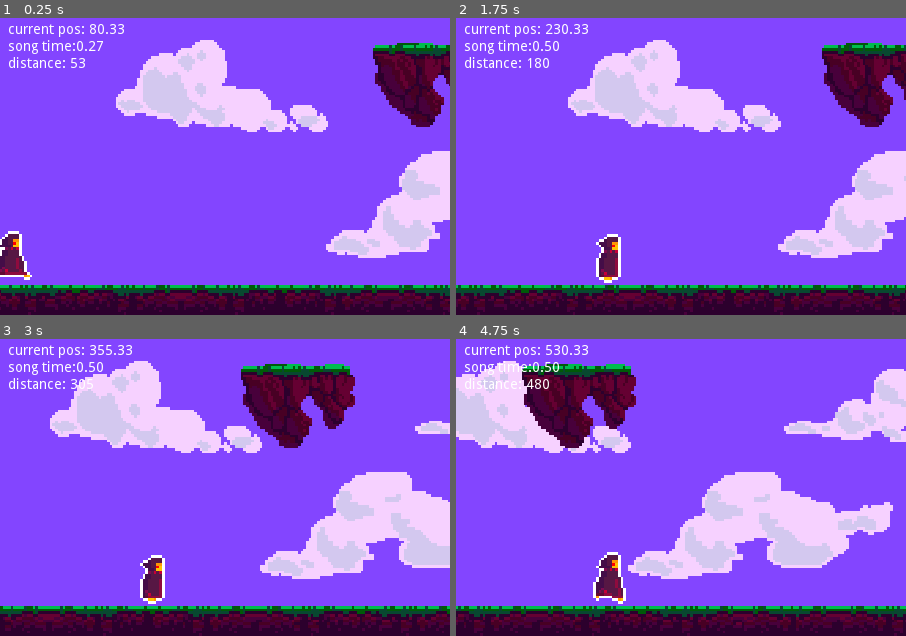
Above: before the commit, frames 1-4 (two rows, left to right).
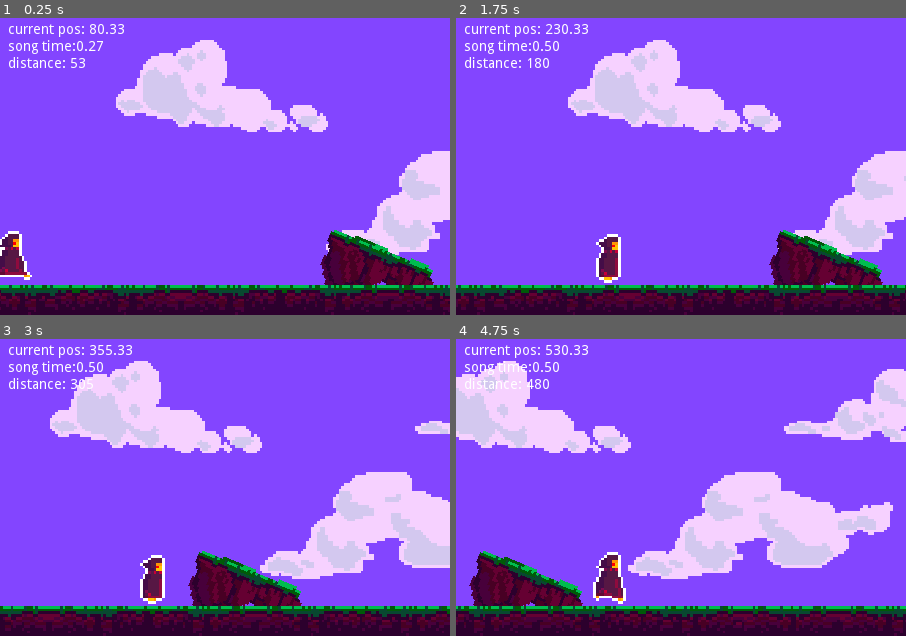
Above: after the commit, the same moments.

Repository: kcabra/floatiha
Game: Godot game, scene res://game.tscn
The game is run twice, just before and just after one commit, with the same random seed, the same clock (stepped at 60 frames per second) and the same inputs. The project has no main scene, so this scene is started directly. Sound files missing from this copy of the repository are replaced by a short silence.
Inputs:
- Up to frame 1 (0.25 s): no input
- Up to frame 2 (1.75 s): no input
- Up to frame 3 (3 s): no input
- Up to frame 4 (4.75 s): no input

The runs differ from the first frame. In frame 1, 6.6% of the frame differs, in the area x 71-100%, y 8-90%; in frame 2, 6.8%; in frame 3, 8.0%, in the area x 41-79%, y 8-90%; in frame 4, 8.0%.

Commit message:
new song and quickfix

Diff:
--- a/game.tscn
+++ b/game.tscn
@@ -63,14 +63,12 @@
 [node name="ilhas" type="Node2D" parent="."]
 
 [node name="ilha" type="Node2D" parent="ilhas"]
-position = Vector2( 500, 70 )
+position = Vector2( 440, 120 )
 script = ExtResource( 3 )
 MUS_POS = 3.0
 editor_state = 1
-duration = 0.2
-height = 200
-init_y = -10.0
-init_rot = 31.0
+init_y = 2.0
+init_rot = 22.5
 
 [node name="Sprite" type="Sprite" parent="ilhas/ilha"]
 scale = Vector2( 2.727, 2.727 )
--- a/logic/ilha.gd
+++ b/logic/ilha.gd
@@ -2,7 +2,7 @@
 extends Node2D
 
 var SPEED = 100
-var OFFSET = 200
+var OFFSET = 140
 var GROUND = 270
 
 export (float, 0, 70, 0.1) var MUS_POS = 0.0 setget _update_pos
@@ -16,6 +16,10 @@
 func _update_pos (value):
 	MUS_POS = value
 	self.position.x = (SPEED * MUS_POS) + OFFSET
+
+func _ready():
+	position.y = GROUND + init_y
+	rotation_degrees = init_rot
 
 func _process(_delta):
 	if Engine.editor_hint:
Not shown, added: assets/songs/floatihamusicaoutrakk.mp3
